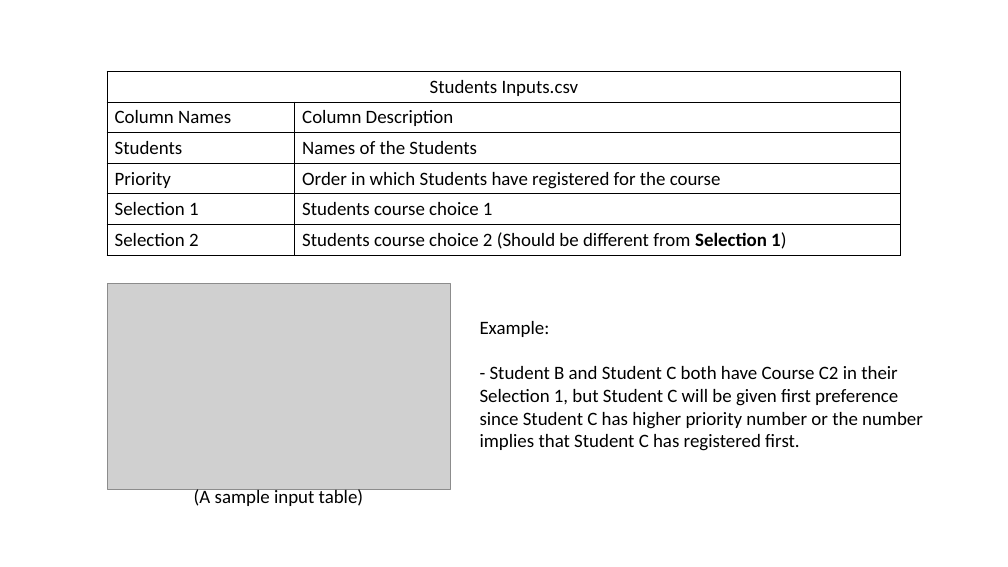
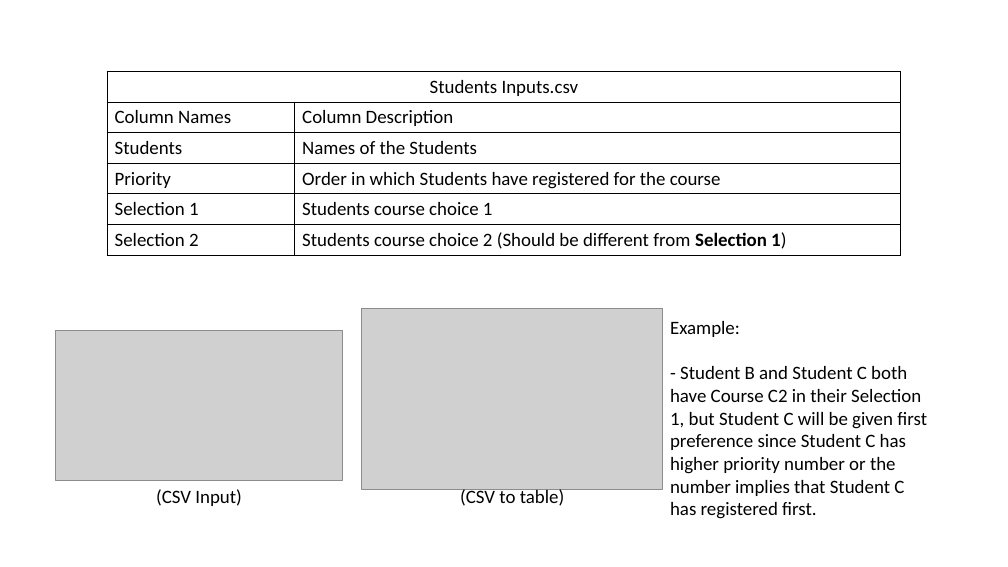
Before and after one commit to UBH-Fall2023/ubh-fall2023-Pi-Akash, a slide deck: slide 6 of Project Presentation.pptx. Drawn at 1008x567 pixels with LibreOffice and Linux fonts; fonts in the diff are those of the drawing; grey boxes stand for pictures. Boxes give left, top, right and bottom in pixels: in the first picture for what was removed or moved away, otherwise in the second. Text is boxed around its words. In the diff, an @@ line names an element or a change of style, - is before the commit and + after.

Commit message:
Update Project Presentation.pptx
- Updated CSV file screenshots in Presentation.

```diff
--- a/Project Presentation.pptx
+++ b/Project Presentation.pptx
@@ picture: place and size @@
-picture at (107,284,451,489)
+picture at (362,309,663,489)
@@ text "Example:" rewrapped from (480,321,923,451) to (670,321,927,519) @@
@@ picture added at (56,330,343,480) @@
@@ text added at (156,489,242,506), 18 pt, text #000000 @@
+(CSV Input)
@@ text at (460,487,565,506): text changed @@
-(A sample input table)
+(CSV to table)
```
Also in this commit, not shown: 1 other slide changed.
